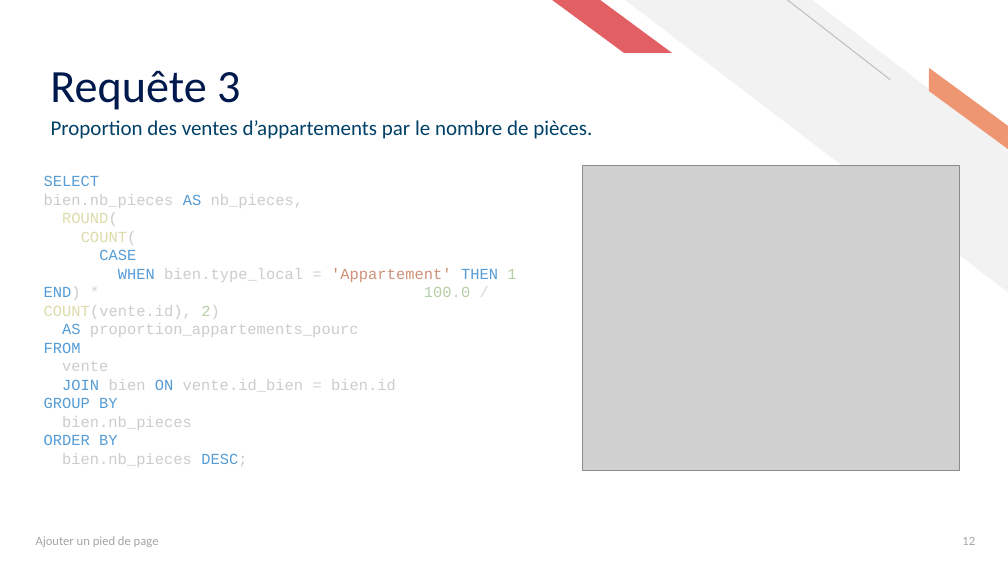
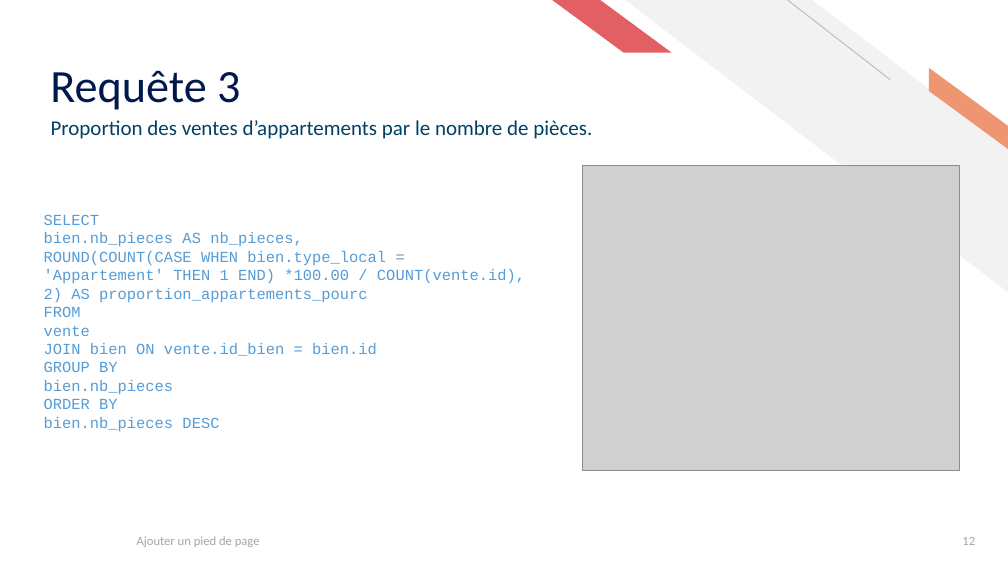
Before and after one commit to ziedbelhocine/Cours-OC, a slide deck: slide 12 of Data_Analyst/Projet_5/Présentation_P5+DA.pptx. Drawn at 1008x567 pixels with LibreOffice and Linux fonts; fonts in the diff are those of the drawing; grey boxes stand for pictures. Boxes give left, top, right and bottom in pixels: in the first picture for what was removed or moved away, otherwise in the second. Text is boxed around its words. In the diff, an @@ line names an element or a change of style, - is before the commit and + after.

```diff
--- a/Data_Analyst/Projet_5/Présentation_P5+DA.pptx
+++ b/Data_Analyst/Projet_5/Présentation_P5+DA.pptx
@@ text "SELECT": place and size @@
-text "SELECT" at [44, 175, 516, 467]
+text "SELECT" at [44, 214, 525, 431]
@@ text at [44, 232, 377, 394]: text colour #CCCCCC to #569CD6 in "bien.nb_pieces nb_pieces,", "vente", "bien vente.id_bien bien.id", "bien.nb_pieces"; text colour #D4D4D4 to #569CD6 in "=" @@
@@ text at [44, 251, 525, 302]: text changed; text colour #CCCCCC to #569CD6 @@
-ROUND(
-COUNT(
-CASE
-WHEN bien.type_local = 'Appartement' THEN 1 END) * 100.0 / COUNT(vente.id), 2)
-AS proportion_appartements_pourc
+ROUND(COUNT(CASE WHEN bien.type_local = 'Appartement' THEN 1 END) *100.00 / COUNT(vente.id), 2) AS proportion_appartements_pourc
@@ text at [44, 417, 219, 431]: text changed; text colour #CCCCCC to #569CD6 @@
-bien.nb_pieces DESC;
+bien.nb_pieces DESC
@@ text "Ajouter un pied de page" at [137, 536, 260, 547]: alignment left to centre @@
```
Also in this commit, not shown: 18 other slides changed, 5 other files.
